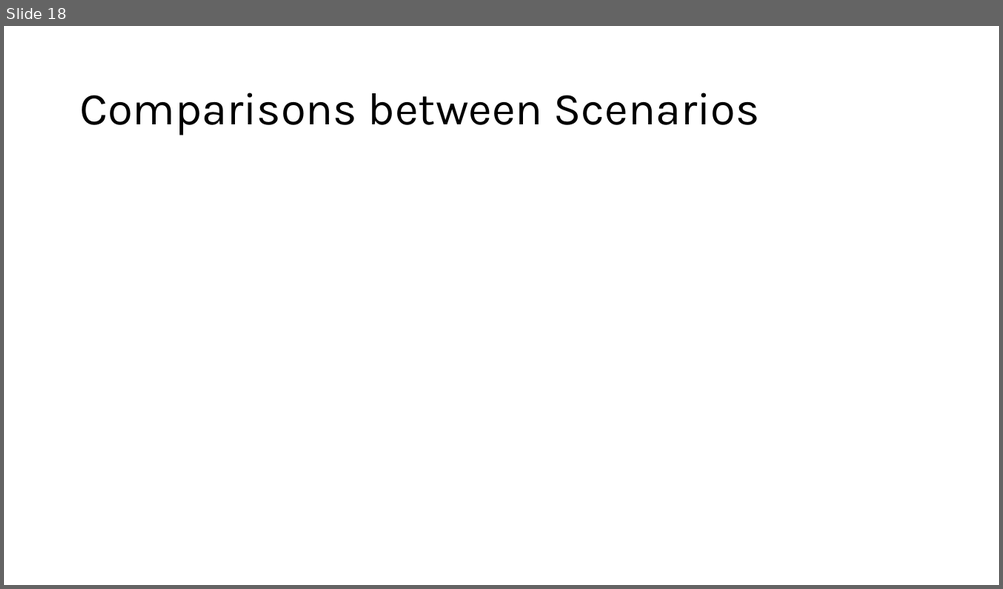
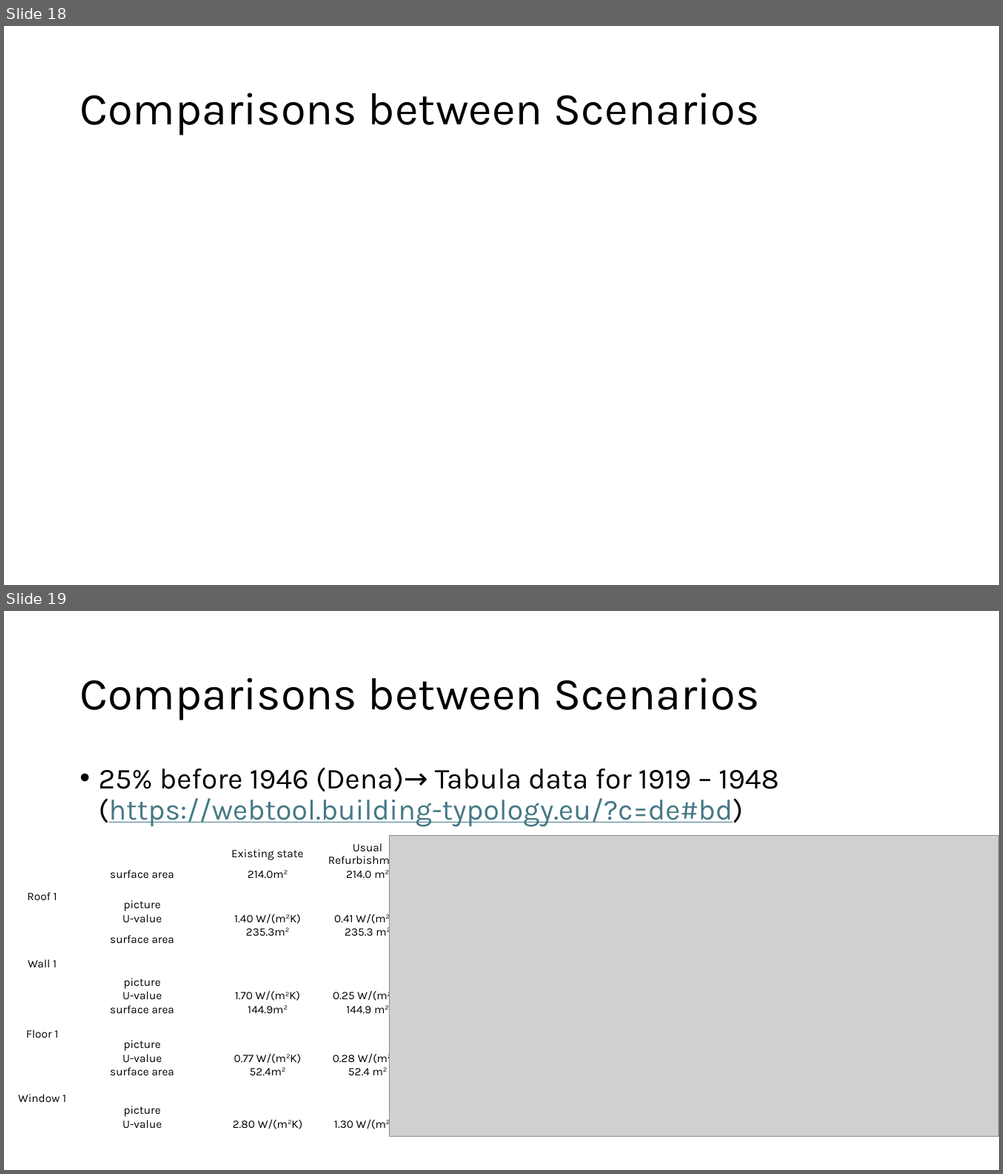
Before and after one commit to eyjomoin/Modeling-buildings-and-their-heating-systems, a slide deck: presentation/heat.pptx. Shown one above the other, each under a label of ours: slide 18 before the commit, slides 18 and 19 after it. The pictures are 1003x589 and 1003x1174 pixels, drawn with LibreOffice and Linux fonts; fonts in the diff are those of the drawing; grey boxes stand for pictures. Boxes give left, top, right and bottom in pixels: in the first picture for what was removed or moved away, otherwise in the second. Text is boxed around its words. In the diff, an @@ line names an element or a change of style, - is before the commit and + after.

```diff
--- a/presentation/heat.pptx
+++ b/presentation/heat.pptx
@@ slide 19 added at (4, 611, 999, 1170), background #FFFFFF @@
@@ title added at (79, 678, 760, 721), 44 pt, text #000000 @@
+Comparisons between Scenarios
@@ text added at (99, 767, 779, 827), 28 pt, text #467886, underline @@
+• 25% before 1946 (Dena)→ Tabula data for 1919 – 1948 (https://webtool.building-typology.eu/?c=de#bd)
@@ table added at (17, 841, 418, 1136), 17 rows, 4 columns @@
+ |  | Existing state | Usual Refurbishment
+Roof 1 | surface area | 214.0m2 | 214.0 m2
+ |  |  | 
+ | picture |  | 
+ | U-value | 1.40 W/(m2K) | 0.41 W/(m2K)
+Wall 1 | surface area | 235.3m2 | 235.3 m2
+ |  |  | 
+ | picture |  | 
+ | U-value | 1.70 W/(m2K) | 0.25 W/(m2K)
+Floor 1 | surface area | 144.9m2 | 144.9 m2
+ |  |  | 
+ | picture |  | 
+ | U-value | 0.77 W/(m2K) | 0.28 W/(m2K)
+Window 1 | surface area | 52.4m2 | 52.4 m2
+ |  |  | 
+ | picture |  | 
+ | U-value | 2.80 W/(m2K) | 1.30 W/(m2K)
@@ picture added at (390, 835, 999, 1137) @@
```
Also in this commit, not shown: 1 slide changed, 1 other file.
